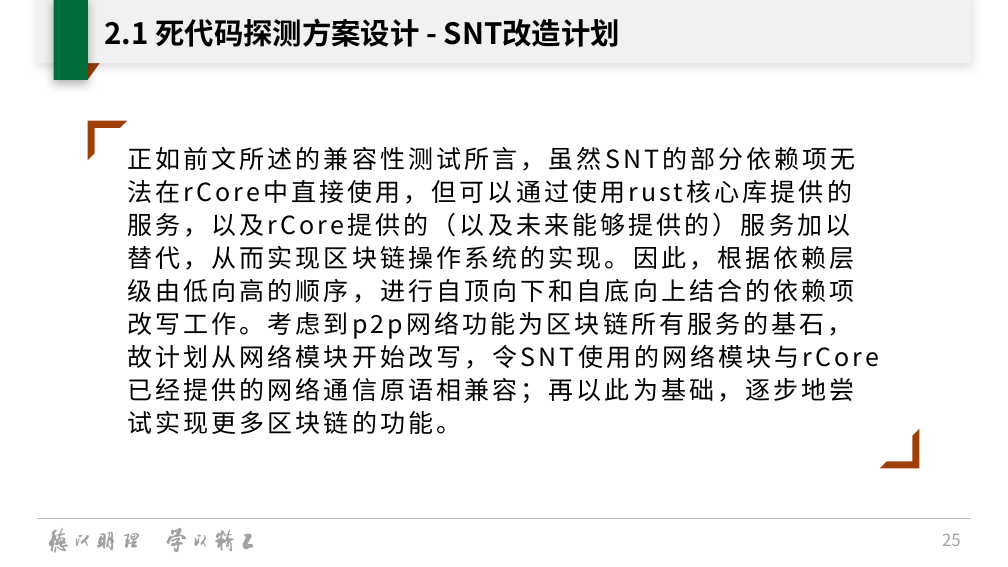
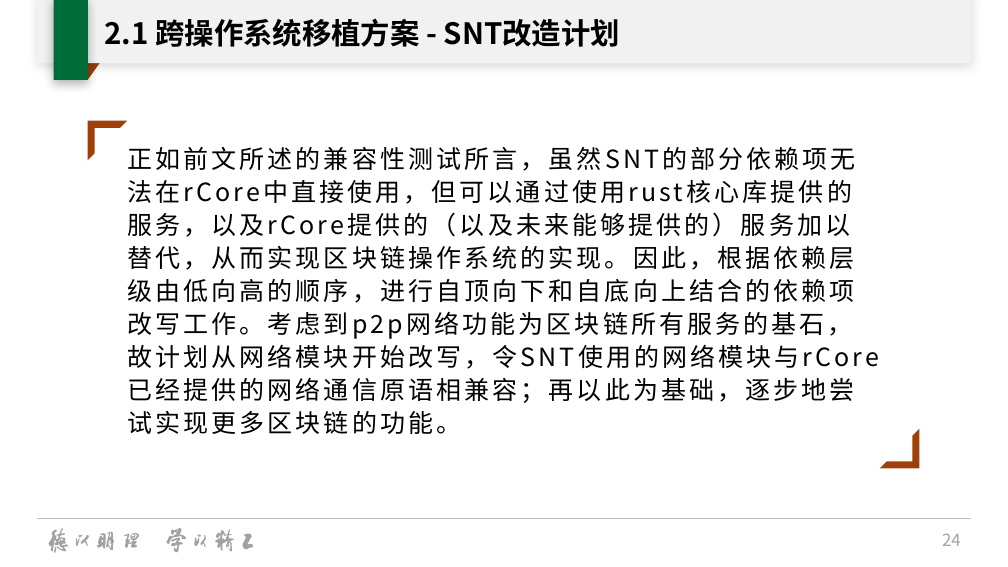
Before and after one commit to oscourse-tsinghua/openingreport-fze2023, a slide deck: slide 24 of slide.pptx (slide 25 before the commit). Drawn at 1008x567 pixels with LibreOffice and Linux fonts; fonts in the diff are those of the drawing; background and template pictures are left out. Boxes give left, top, right and bottom in pixels: in the first picture for what was removed or moved away, otherwise in the second. Text is boxed around its words. In the diff, an @@ line names an element or a change of style, - is before the commit and + after.

```diff
--- a/slide.pptx
+++ b/slide.pptx
@@ title at box(105, 18, 620, 47): text changed @@
-2.1 死代码探测方案设计 - SNT改造计划
+2.1 跨操作系统移植方案 - SNT改造计划
@@ page number at box(942, 533, 961, 546): text changed @@
-25
+24
```
Also in this commit, not shown: 5 other slides changed, 1 slide removed.
